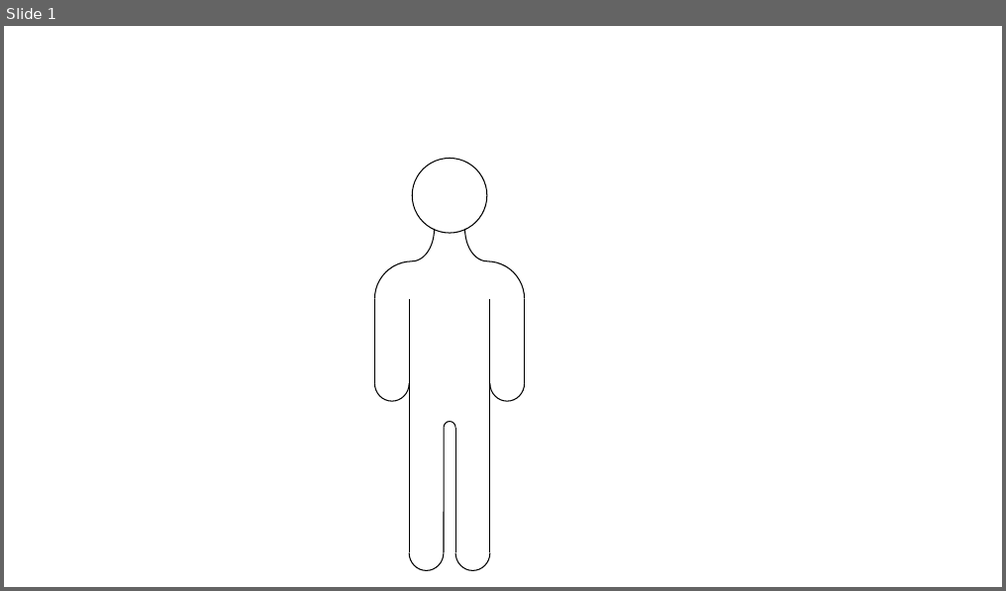
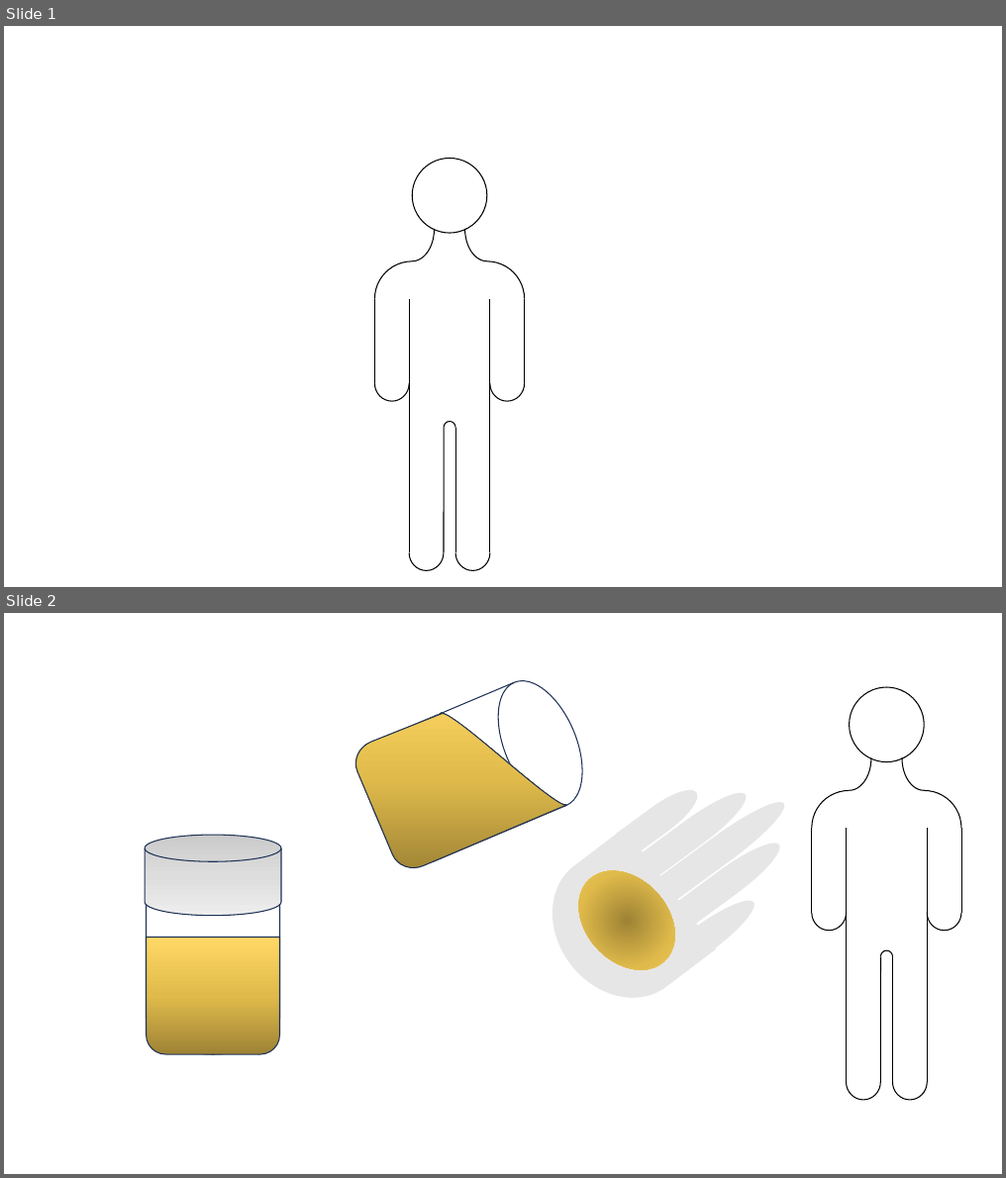
Before and after one commit to elstanb/portfolio, a slide deck: BeLive/Diagram.pptx. Shown one above the other, each under a label of ours: slide 1 before the commit, slides 1 and 2 after it. The pictures are 1006x591 and 1006x1178 pixels, drawn with LibreOffice and Linux fonts; fonts in the diff are those of the drawing. Boxes give left, top, right and bottom in pixels: in the first picture for what was removed or moved away, otherwise in the second. Text is boxed around its words. In the diff, an @@ line names an element or a change of style, - is before the commit and + after.

```diff
--- a/BeLive/Diagram.pptx
+++ b/BeLive/Diagram.pptx
@@ slide 2 added at (4,613,1002,1174), background #FFFFFF @@
@@ cylinder added at (350,668,600,875), outline #1E3256 1 pt @@
@@ freeform shape added at (350,681,567,875), fill gradient #9E8436 to #E1BC4C to #FFD966, outline #1E3256 1 pt @@
@@ cylinder added at (145,835,281,916), fill gradient #CACACA to #DDDDDD to #EEEEEE, outline #1E3256 1 pt @@
@@ cylinder added at (147,840,280,1055), outline #1E3256 1 pt @@
@@ group added at (525,781,793,1025): 6 flow chart delays @@
@@ ellipse added at (558,853,694,990), fill gradient #9E8436 to #E1BC4C to #FFD966 @@
@@ round same rect added at (147,937,280,1055), fill gradient #9E8436 to #E1BC4C to #FFD966, outline #1E3256 1 pt @@
@@ group added at (812,687,961,1100): 8 lines, 5 freeform shapes, 4 arc (boxed as its full ellipse)s, 1 ellipse @@
```
Also in this commit, not shown: 29 other files.
